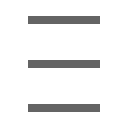
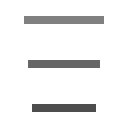
Layers edited between the first and the second (128, 128) image:
painted on "Shape 3" over (28, 104, 100, 112)
painted on "Shape 1" over (24, 16, 104, 24)
